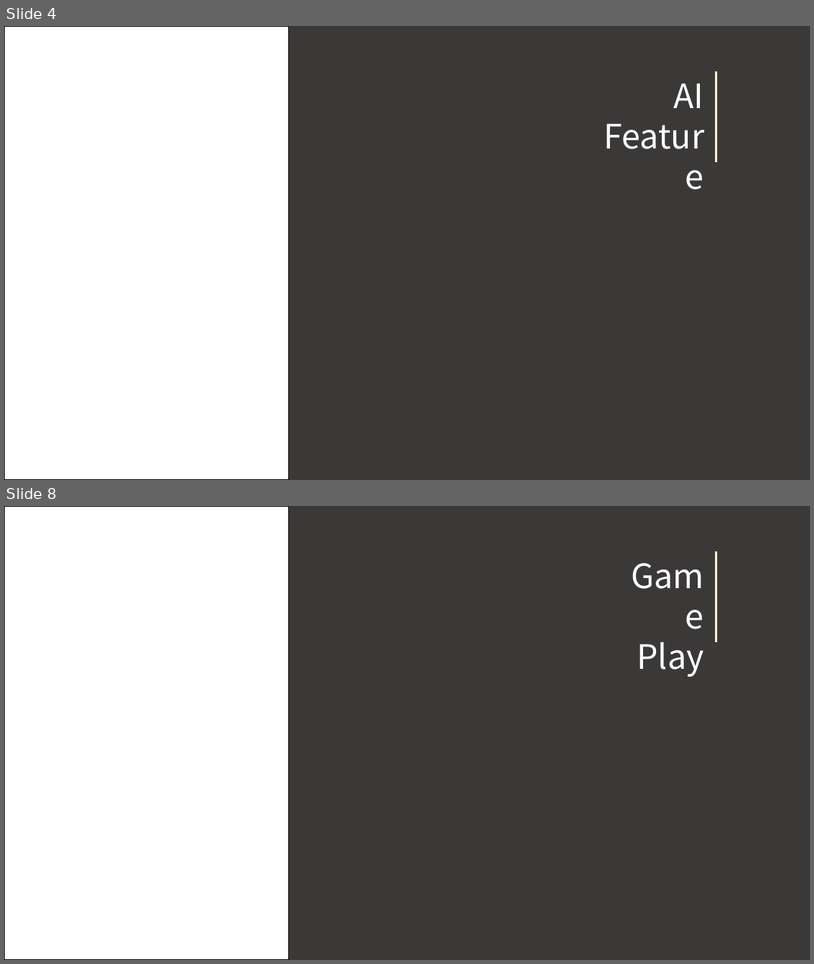
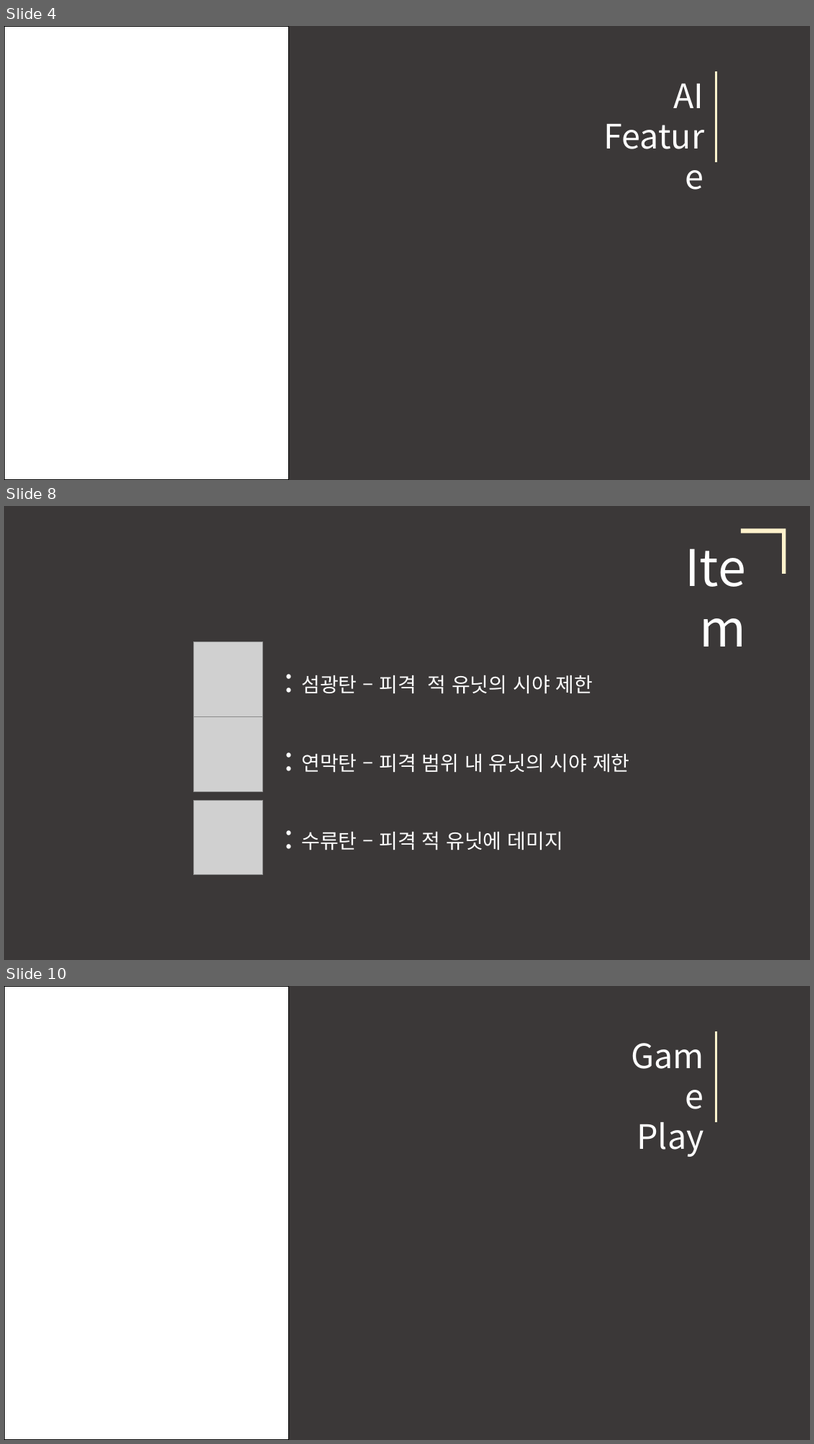
Before and after one commit to robin-maki/ABneBA, a slide deck: ABneBA_Presentation.pptx. Shown one above the other, each under a label of ours: slides 4 and 8 before the commit, slides 4, 8 and 10 after it; the slides between them are not shown. The pictures are 814x964 and 814x1444 pixels, drawn with LibreOffice and Linux fonts; fonts in the diff are those of the drawing; grey boxes stand for pictures. Boxes give left, top, right and bottom in pixels: in the first picture for what was removed or moved away, otherwise in the second. Text is boxed around its words. In the diff, an @@ line names an element or a change of style, - is before the commit and + after.

```diff
--- a/ABneBA_Presentation.pptx
+++ b/ABneBA_Presentation.pptx
@@ slide 8 added at (x1=4, y1=506, x2=810, y2=960), background #3B3838 @@
@@ text added at (x1=640, y1=533, x2=753, y2=600), 60 pt, text #FFFFFF @@
+Item
@@ corner added at (x1=741, y1=528, x2=786, y2=573), fill #FFF2CC @@
@@ picture added at (x1=193, y1=642, x2=263, y2=717) @@
@@ text added at (x1=301, y1=675, x2=594, y2=694), 24 pt, text #FFFFFF @@
+: 섬광탄 – 피격 적 유닛의 시야 제한
@@ picture added at (x1=193, y1=716, x2=263, y2=792) @@
@@ text added at (x1=301, y1=754, x2=630, y2=772), 24 pt, text #FFFFFF @@
+: 연막탄 – 피격 범위 내 유닛의 시야 제한
@@ picture added at (x1=193, y1=800, x2=263, y2=875) @@
@@ text added at (x1=301, y1=831, x2=563, y2=850), 24 pt, text #FFFFFF @@
+: 수류탄 – 피격 적 유닛에 데미지
@@ what was slide 8 is now slide 10 @@
```
Also in this commit, not shown: 3 slides changed, 1 other slide added, 2 other files.
